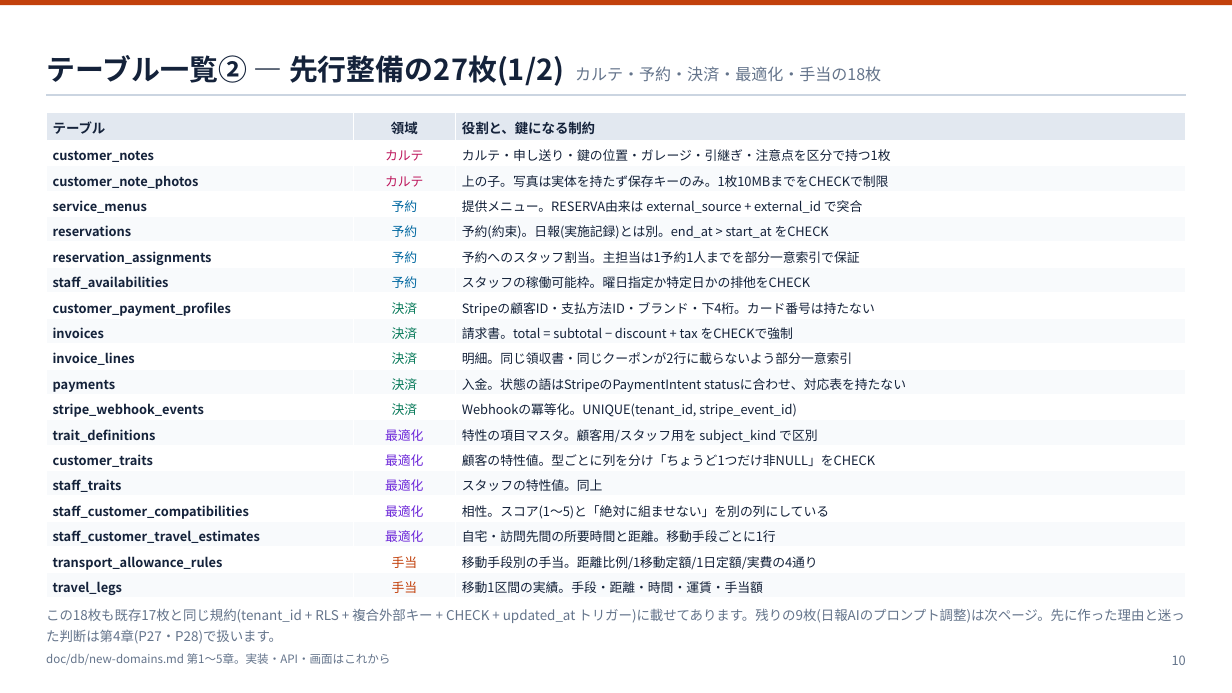
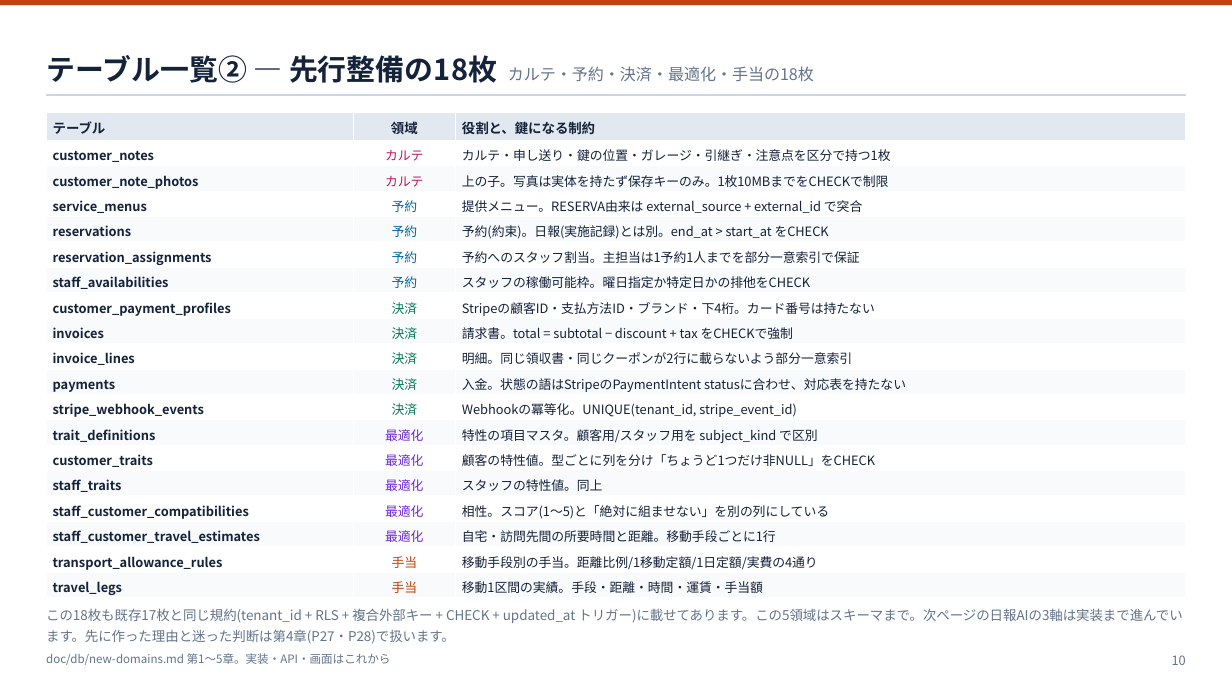
Before and after one commit to ohru131/katahimo-app, a slide deck: slide 10 of doc/slides/db-review.pptx. Drawn at 1232x693 pixels with LibreOffice and Linux fonts; fonts in the diff are those of the drawing. Boxes give left, top, right and bottom in pixels: in the first picture for what was removed or moved away, otherwise in the second. Text is boxed around its words. In the diff, an @@ line names an element or a change of style, - is before the commit and + after.

```diff
--- a/doc/slides/db-review.pptx
+++ b/doc/slides/db-review.pptx
@@ text at bbox=[46, 55, 814, 83]: text changed; size 22.5 to 12.5 pt; text colour #14223A to #64748B; bold off @@
-テーブル一覧② — 先行整備の27枚(1/2) カルテ・予約・決済・最適化・手当の18枚
+テーブル一覧② — 先行整備の18枚 カルテ・予約・決済・最適化・手当の18枚
@@ text at bbox=[46, 608, 1182, 644]: text changed @@
-この18枚も既存17枚と同じ規約(tenant_id + RLS + 複合外部キー + CHECK + updated_at トリガー)に載せてあります。残りの9枚(日報AIのプロンプト調整)は次ページ。先に作った理由と迷った判断は第4章(P27・P28)で扱います。
+この18枚も既存17枚と同じ規約(tenant_id + RLS + 複合外部キー + CHECK + updated_at トリガー)に載せてあります。この5領域はスキーマまで。次ページの日報AIの3軸は実装まで進んでいます。先に作った理由と迷った判断は第4章(P27・P28)で扱います。
```
Also in this commit, not shown: 11 other slides changed, 11 other files.
